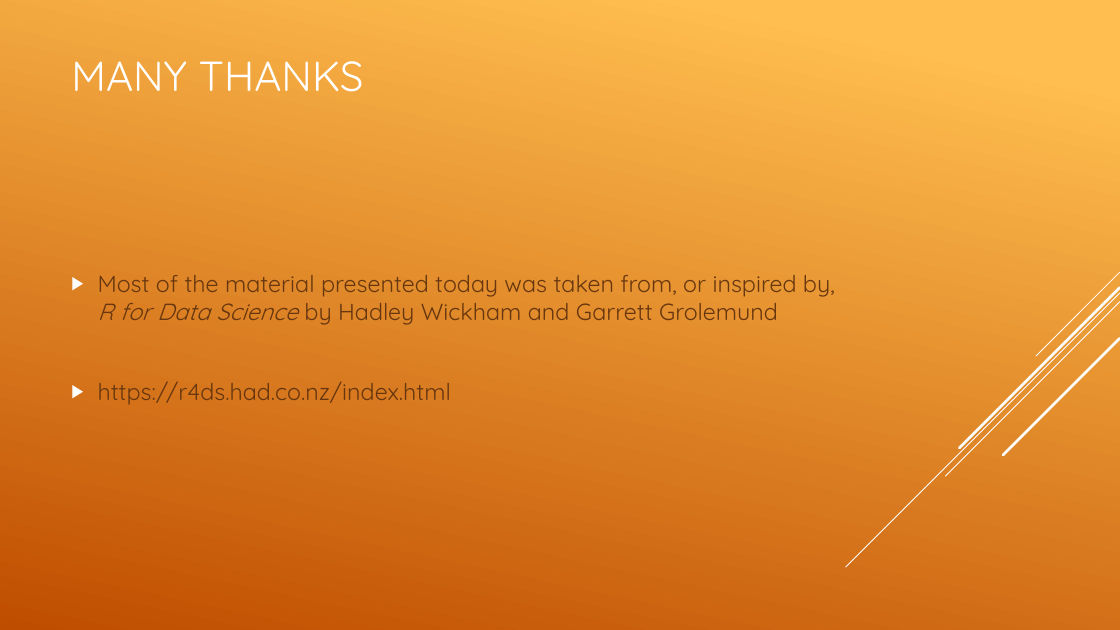
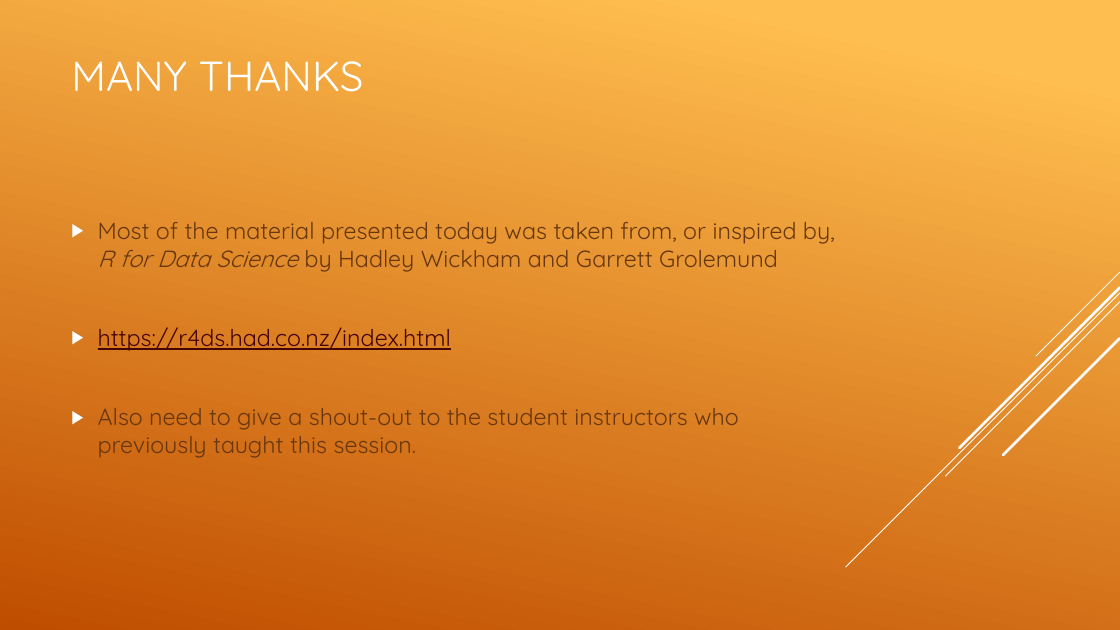
Before and after one commit to adelarue/cos_2021, a slide deck: slide 2 of 2_data_wrangling/Session 2.pptx. Drawn at 1120x630 pixels with LibreOffice and Linux fonts; fonts in the diff are those of the drawing. Boxes give left, top, right and bottom in pixels: in the first picture for what was removed or moved away, otherwise in the second. Text is boxed around its words. In the diff, an @@ line names an element or a change of style, - is before the commit and + after.

Commit message:
Update Session 2 materials
Updated the Lecture Slides and Rmarkdown document. Also added a student script to follow along.

```diff
--- a/2_data_wrangling/Session 2.pptx
+++ b/2_data_wrangling/Session 2.pptx
@@ text at (98, 327, 451, 351): text colour #68380F to #460402, underline on in "https://r4ds.had.co.nz/index.html" @@
@@ text at (98, 408, 739, 458): paragraph added @@
+▶ Also need to give a shout-out to the student instructors who previously taught this session.
```
Also in this commit, not shown: 3 other slides changed, 8 other files.
